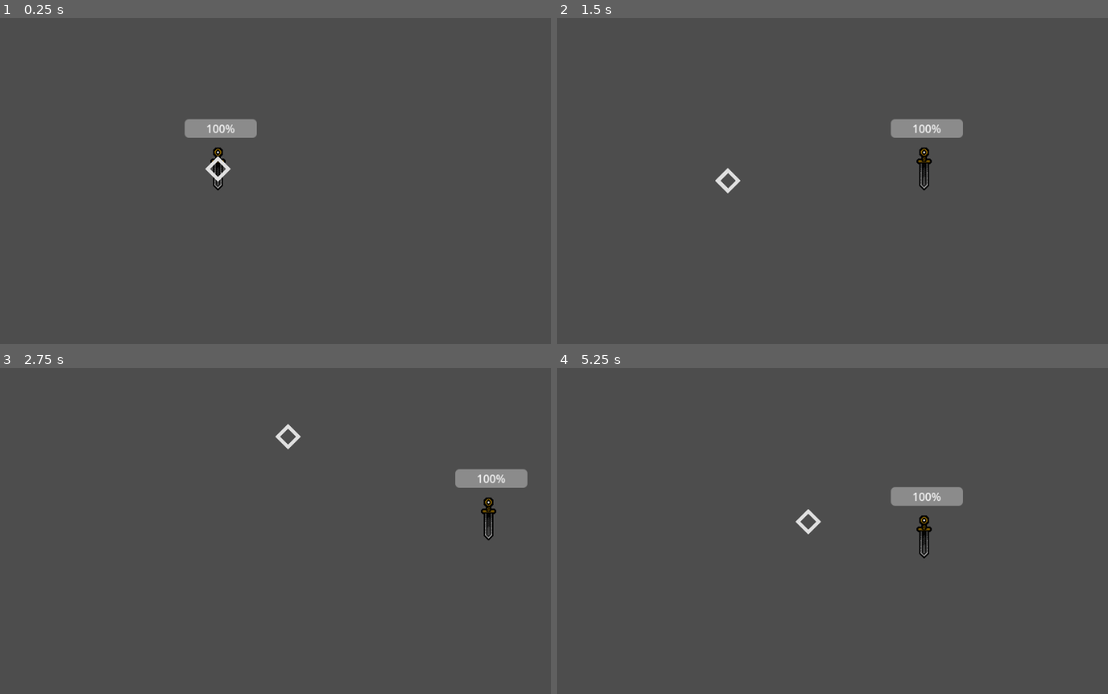
Above: before the commit, frames 1-4 (two rows, left to right).
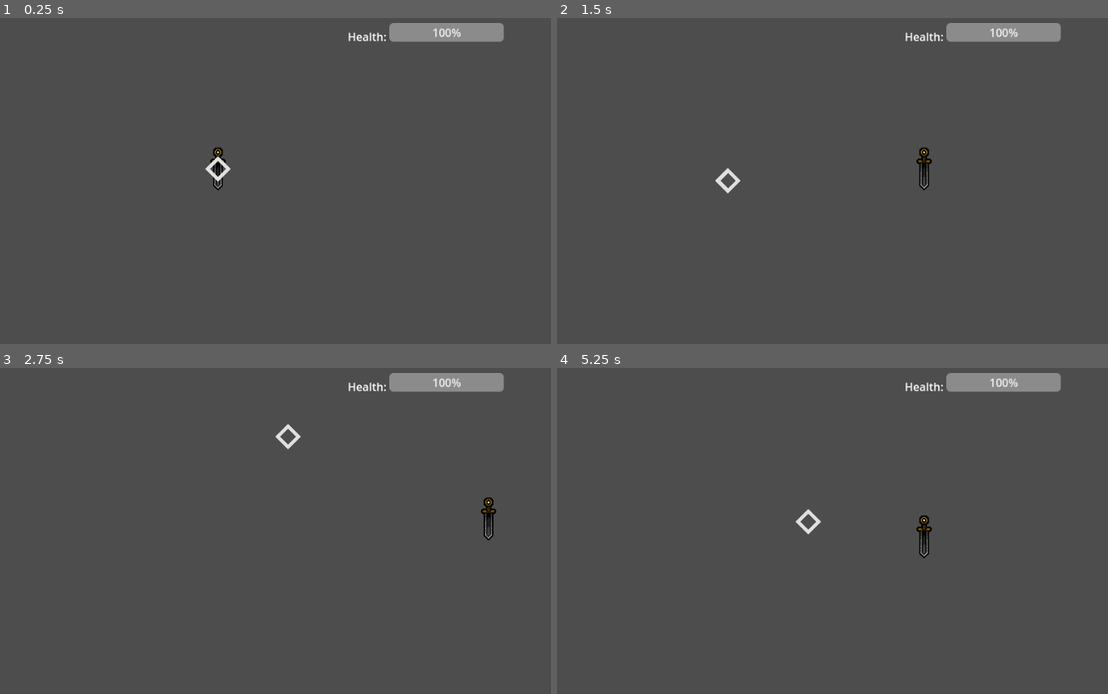
Above: after the commit, the same moments.

Repository: TheRealComedian/sam-pj16
Game: Godot game, scene res://scenes/game.tscn
Two runs of this game, one before a commit and one after it. Both use one fixed random seed, a clock stepped at 60 frames per second and the inputs below.
Inputs (mouse positions are in pixels of both pictures, inside the frame that each line leads up to):
- Up to frame 1 (0.25 s): no input
- Up to frame 2 (1.5 s): tap Enter at 0.5 s; move the mouse to (920, 151) at 0.52 s; hold D (move_right) 0.53-1.25 s; hold Ctrl 0.53-1.25 s; click (920, 151) at 0.67 s; drag from (639, 187) to (898, 167) at 1.27 s
- Up to frame 3 (2.75 s): tap Space at 2 s; move the mouse to (286, 436) at 2.02 s; hold D (move_right) from 2.03 s (still down); tap Z at 2.1 s
- Up to frame 4 (5.25 s): release D (move_right) at 2.75 s; drag from (744, 592) to (573, 462) at 2.77 s; tap Enter at 3.5 s; move the mouse to (975, 573) at 3.52 s; hold A (move_left) 3.53-4.25 s; tap Tab at 3.6 s; drag from (573, 462) to (948, 517) at 4.27 s; tap Space at 5 s; move the mouse to (810, 517) at 5.02 s; hold S (move_down) from 5.03 s (still down); tap V at 5.1 s; click (810, 517) at 5.17 s

The runs differ from the first frame. In frame 1, 2.0% of the frame differs, in the area x 33-92%, y 1-37%; in frame 2, 2.0%; in frame 3, 2.0%; in frame 4, 2.1%, in the area x 60-92%, y 1-43%.

Commit message:
added HUD and healthbar script
both are placeholders visually, but the functionality is in place

Diff:
--- /dev/null
+++ b/scenes/entities/health_bar.tscn
@@ -0,0 +1,8 @@
+[gd_scene load_steps=2 format=3 uid="uid://m4b6gk7f36vg"]
+
+[ext_resource type="Script" path="res://scenes/entities/healthbar.gd" id="1_8uh3f"]
+
+[node name="HealthBar" type="ProgressBar"]
+offset_right = 128.0
+offset_bottom = 27.0
+script = ExtResource("1_8uh3f")
--- /dev/null
+++ b/scenes/entities/healthbar.gd
@@ -0,0 +1,17 @@
+class_name HealthBar extends ProgressBar
+#NOTE: this will likely be iterated on or replaced but it's fine for now to show health
+
+@export var health_component: HealthComponent
+
+func _ready():
+	if !health_component: return
+	connect_health(health_component)
+
+func connect_health(health: HealthComponent):
+	self.max_value = health.max_health
+	self.value = health.current_health
+	health.health_changed.connect(update_health_gui)
+
+
+func update_health_gui(_prev: float, new: float):
+	self.value = new
--- a/scenes/entities/player/player.gd
+++ b/scenes/entities/player/player.gd
@@ -7,7 +7,6 @@
 @onready var cursor: AnimatedSprite2D = $Cursor
 @onready var cursor_ray: RayCast2D = $CursorFacing
 @export var health_component: HealthComponent
-@onready var healthbar: ProgressBar = $Healthbar	# Placeholder for testing health until health GUI is added
 
 ## rotation angle to orient something towards the cursor
 ##NOTE: default resting position is facing right (0.0)
@@ -20,14 +19,7 @@
 		self.queue_free()
 		return
 	Global.player = self
-
-	healthbar.max_value = health_component.max_health
-	healthbar.value = health_component.current_health
-	health_component.health_changed.connect(update_health_gui)
-
-
-func update_health_gui(_prev: float, new: float):
-	healthbar.value = new
+	Global.hud.health_bar.connect_health(health_component)
 
 func _physics_process(delta: float) -> void:
 	cursor.global_position = get_global_mouse_position()
--- a/scenes/entities/player/player.tscn
+++ b/scenes/entities/player/player.tscn
@@ -57,12 +57,3 @@
 position = Vector2(-30.305, 11.6028)
 shape = SubResource("RectangleShape2D_445qy")
 debug_color = Color(0.244572, 0.601581, 0.581193, 0.42)
-
-[node name="Healthbar" type="ProgressBar" parent="."]
-offset_left = -48.0
-offset_top = -72.0
-offset_right = 56.0
-offset_bottom = -45.0
-max_value = 20.0
-step = 0.5
-value = 20.0
--- a/scenes/game.tscn
+++ b/scenes/game.tscn
@@ -1,11 +1,43 @@
-[gd_scene load_steps=3 format=3 uid="uid://7wibdi5xwkt"]
+[gd_scene load_steps=5 format=3 uid="uid://7wibdi5xwkt"]
 
 [ext_resource type="Script" path="res://scenes/game.gd" id="1_ilbpj"]
 [ext_resource type="PackedScene" uid="uid://c4xyjdvy1qpyx" path="res://scenes/entities/player/player.tscn" id="2_ie04y"]
+[ext_resource type="Script" path="res://scenes/ui/hud/hud.gd" id="2_nyb4e"]
+[ext_resource type="PackedScene" uid="uid://m4b6gk7f36vg" path="res://scenes/entities/health_bar.tscn" id="3_a6vth"]
 
 [node name="Game" type="Node2D"]
 script = ExtResource("1_ilbpj")
 
-[node name="Camera2D" type="Camera2D" parent="."]
+[node name="Overlay" type="CanvasLayer" parent="."]
+
+[node name="HUD" type="Control" parent="Overlay"]
+layout_mode = 3
+anchors_preset = 15
+anchor_right = 1.0
+anchor_bottom = 1.0
+grow_horizontal = 2
+grow_vertical = 2
+script = ExtResource("2_nyb4e")
+metadata/_edit_use_anchors_ = true
+metadata/_edit_lock_ = true
+
+[node name="HBoxContainer" type="HBoxContainer" parent="Overlay/HUD"]
+layout_mode = 1
+anchors_preset = -1
+anchor_left = 0.694792
+anchor_top = 0.109259
+anchor_right = 0.929167
+anchor_bottom = 0.183333
+metadata/_edit_use_anchors_ = true
+
+[node name="Label" type="Label" parent="Overlay/HUD/HBoxContainer"]
+layout_mode = 2
+text = "Health:"
+
+[node name="HealthBar" parent="Overlay/HUD/HBoxContainer" instance=ExtResource("3_a6vth")]
+layout_mode = 2
+size_flags_horizontal = 3
 
 [node name="Player" parent="." instance=ExtResource("2_ie04y")]
+
+[node name="Camera2D" type="Camera2D" parent="."]
--- /dev/null
+++ b/scenes/ui/hud/hud.gd
@@ -0,0 +1,6 @@
+class_name HUD extends Control
+
+@onready var health_bar: HealthBar = $HBoxContainer/HealthBar
+
+func _enter_tree():
+	Global.hud = self
--- a/scripts/global.gd
+++ b/scripts/global.gd
@@ -5,5 +5,7 @@
 ## Main scene
 var game: Game
 
+var hud: HUD
+
 ## current instance of the player character
 var player: Player
